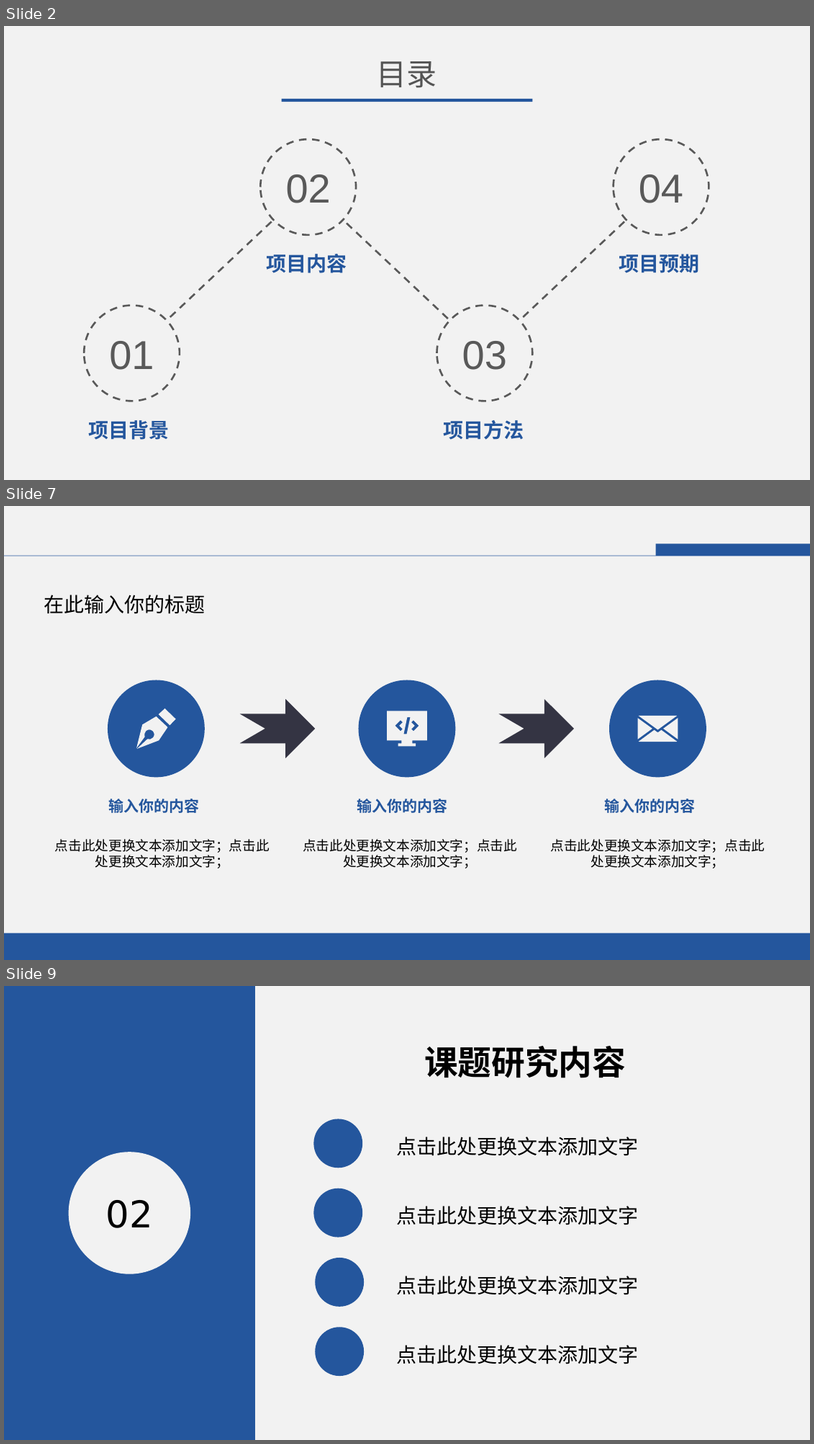
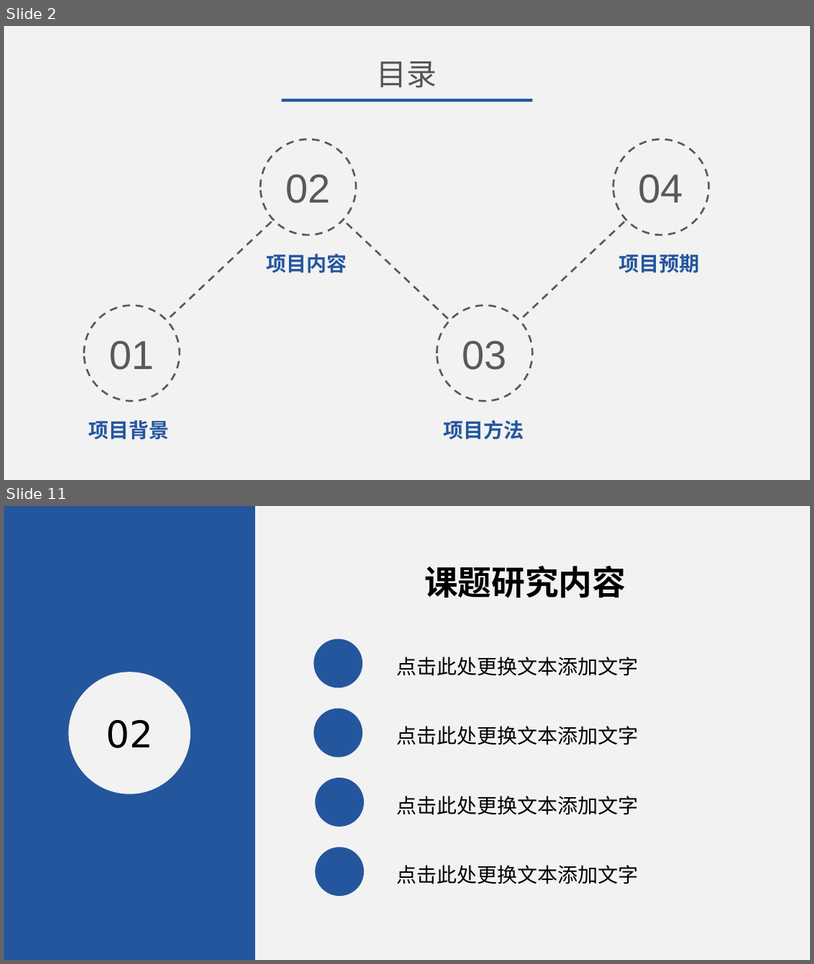
Before and after one commit to 25th-engineer/DaChuangFiles, a slide deck: 大创申报答辩.pptx. Shown one above the other, each under a label of ours: slides 2, 7 and 9 before the commit, slides 2 and 11 after it; the slides between them are not shown. The pictures are 814x1444 and 814x964 pixels, drawn with LibreOffice and Linux fonts; fonts in the diff are those of the drawing. Boxes give left, top, right and bottom in pixels: in the first picture for what was removed or moved away, otherwise in the second. Text is boxed around its words. In the diff, an @@ line names an element or a change of style, - is before the commit and + after.

```diff
--- a/大创申报答辩.pptx
+++ b/大创申报答辩.pptx
@@ slide 7 removed at bbox=[4, 506, 810, 960], background #F2F2F2 @@
@@ rectangle removed at bbox=[656, 543, 810, 556] @@
@@ line removed from (4, 556) to (810, 556) @@
@@ text removed at bbox=[44, 595, 206, 614] @@
-在此输入你的标题
@@ ellipse removed at bbox=[108, 680, 205, 777] @@
@@ freeform shape removed at bbox=[240, 699, 315, 758] @@
@@ ellipse removed at bbox=[358, 680, 456, 777] @@
@@ freeform shape removed at bbox=[499, 699, 574, 758] @@
@@ ellipse removed at bbox=[610, 680, 707, 777] @@
@@ freeform shape removed at bbox=[136, 708, 176, 749] @@
@@ freeform shape removed at bbox=[387, 711, 427, 746] @@
@@ freeform shape removed at bbox=[638, 716, 679, 741] @@
@@ text removed at bbox=[109, 798, 200, 813] @@
-输入你的内容
@@ text removed at bbox=[357, 798, 448, 813] @@
-输入你的内容
@@ text removed at bbox=[605, 798, 696, 813] @@
-输入你的内容
@@ text removed at bbox=[55, 839, 270, 868] @@
-点击此处更换文本添加文字；点击此处更换文本添加文字；
@@ text removed at bbox=[303, 839, 517, 868] @@
-点击此处更换文本添加文字；点击此处更换文本添加文字；
@@ text removed at bbox=[551, 839, 766, 868] @@
-点击此处更换文本添加文字；点击此处更换文本添加文字；
@@ rectangle removed at bbox=[4, 932, 810, 959] @@
@@ what was slide 9 is now slide 11 @@
```
Also in this commit, not shown: 2 slides changed, 6 slides added, 4 other slides removed.
